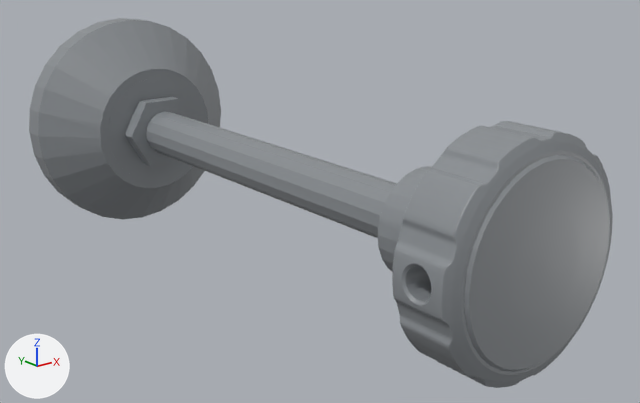
The glTF model manipulator/LimX/TRON2/tron2b_dach_description/meshes/base/leveling_foot.glb: old version first, new version second.
Rendered twice from a 50 mm lens placed at (-0.199, -0.209, 0.094), pointed at (0.011, 0.054, -0.011). The lights are fixed; the arrows at lower left show +X, +Y and +Z. The first picture is the older version.

Names of what the first picture shows: 'Leveling_Foot', 'Leveling_Knob'.
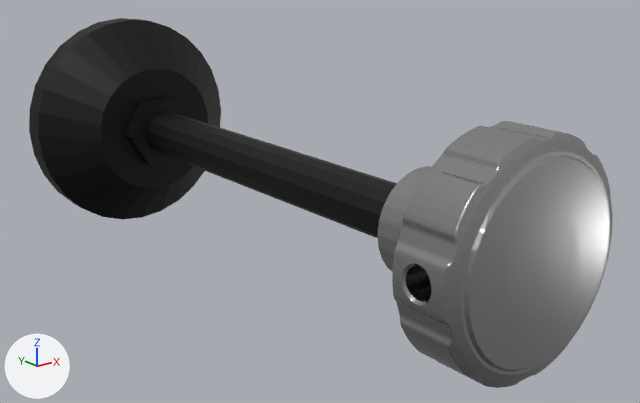
The change, as a diff of the scene's bpy script:
```diff
--- a/manipulator/LimX/TRON2/tron2b_dach_description/meshes/base/leveling_foot.glb.py
+++ b/manipulator/LimX/TRON2/tron2b_dach_description/meshes/base/leveling_foot.glb.py
@@ mat_silver @@
+mat_silver = principled_material('silver')
+mat_silver.base_color = (0.448, 0.448, 0.448)  # grey #b3b3b3
+mat_silver.metallic = 1.0
+mat_silver.roughness = 0.2
@@ mat_black_metal @@
+mat_black_metal = principled_material('black metal')
+mat_black_metal.base_color = (0.0331, 0.0331, 0.0331)  # dark grey #333333
+mat_black_metal.metallic = 1.0
@@ me_leveling_foot @@
 me_leveling_foot.from_pydata(...)  # 300 vertices, 596 faces; spans x -0.05..0.05, y -0.042..0.198, z -0.05..0.05
-me_leveling_foot.materials.append(mat_metal_dark_gray)  # grey #8a8f93
+me_leveling_foot.materials.append(mat_black_metal)  # dark grey #333333
@@ me_leveling_knob @@
 me_leveling_knob.from_pydata(...)  # 2769 vertices, 5474 faces; spans x -0.0385..0.0385, y -0.0631..-0.012, z -0.0381..0.0381
-me_leveling_knob.materials.append(mat_metal_dark_gray)  # grey #8a8f93
+me_leveling_knob.materials.append(mat_silver)  # grey #b3b3b3
```

Changed parts and their boxes [x1, y1, x2, y2] in the pictures (640 x 403 px):
'Leveling_Knob', recoloured
    both: [377, 121, 613, 388]
'Leveling_Foot', recoloured (grey to dark grey)
    both: [29, 18, 397, 238]
